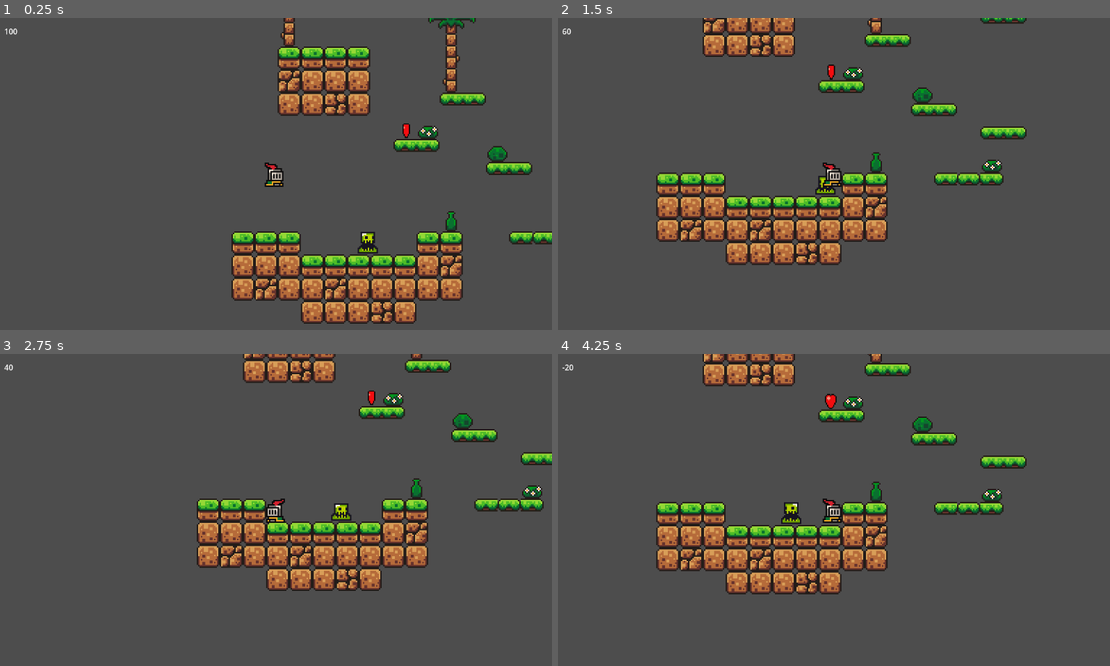
Above: before the commit, frames 1-4 (two rows, left to right).
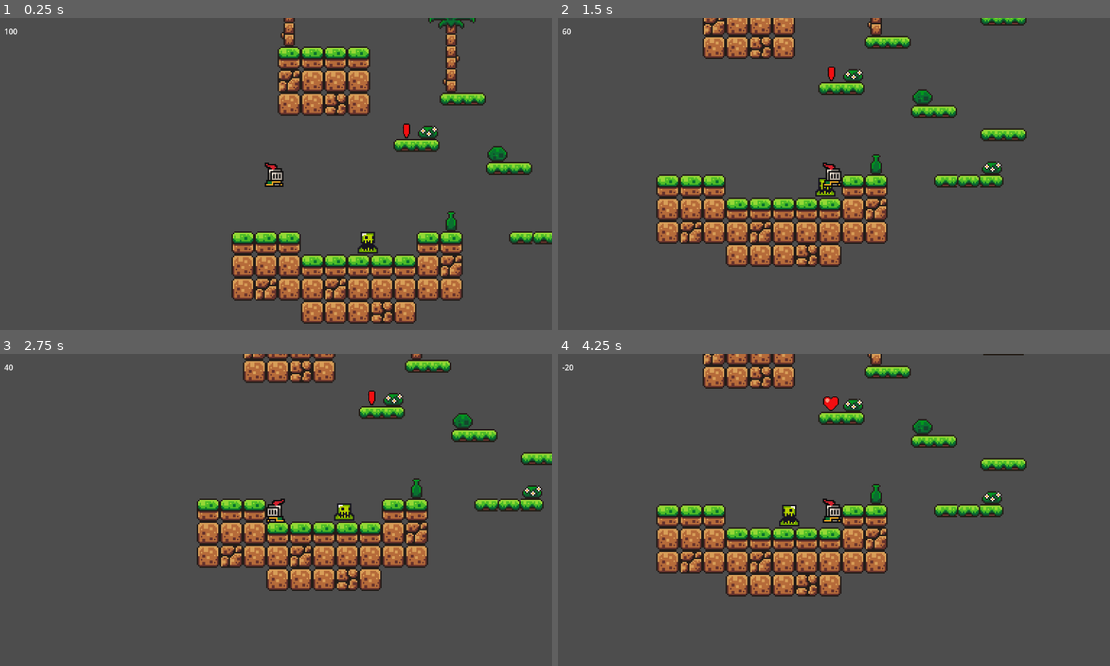
Above: after the commit, the same moments.

Repository: Prayagajith/The-game
Game: Godot game, scene res://Scenes/world.tscn
Two runs of this game, one before a commit and one after it. Both use one fixed random seed, a clock stepped at 60 frames per second and the inputs below.
Inputs:
- Up to frame 1 (0.25 s): no input
- Up to frame 2 (1.5 s): tap Enter (ui_accept) at 0.5 s; hold D (right) from 0.53 s (still down); tap Space (jump) at 0.6, 0.77, 1.07, 1.35 s
- Up to frame 3 (2.75 s): tap Space (jump) at 1.52, 1.82, 2.1 s; release D (right) at 2.03 s; hold A (left) from 2.03 s (still down)
- Up to frame 4 (4.25 s): release A (left) at 2.78 s; hold D (right) from 2.78 s (still down); tap Space (jump) at 2.85, 3.02, 3.32, 3.6, 3.77, 4.07 s

The runs differ from the first frame. In frame 1, less than 0.1% of the frame differs, in the area x 72-75%, y 33-39%; in frame 2, 8.6%; in frame 3, 0.1%; in frame 4, 9.4%, in the area x 17-85%, y 0-78%.

Commit message:
minor fixes

Diff:
--- a/Scenes/health_pickup.tscn
+++ b/Scenes/health_pickup.tscn
@@ -58,7 +58,7 @@
 [node name="AnimatedSprite2D" type="AnimatedSprite2D" parent="."]
 position = Vector2(117, -14)
 sprite_frames = SubResource("SpriteFrames_grj36")
-frame_progress = 0.834287
+frame_progress = 0.145957
 
 [node name="CollisionShape2D" type="CollisionShape2D" parent="."]
 position = Vector2(114, -21)
--- a/Scenes/player.gd
+++ b/Scenes/player.gd
@@ -5,15 +5,15 @@
 
 const SPEED = 300.0
 const JUMP_VELOCITY = -700.0
-const FALL_VELOCITY = 300
+const FALL_VELOCITY = 250
 var health : int = 100
 
 func _physics_process(delta: float) -> void:
-
+	abs
 	# Add the gravity.
 	if not is_on_floor():
 		velocity += get_gravity() * delta
-		animated_sprite_2d.play("jump")
+
 	# Handle jump.
 	if Input.is_action_just_pressed("jump") and is_on_floor():
 		velocity.y = JUMP_VELOCITY
@@ -32,9 +32,10 @@
 	if direction:
 		velocity.x = direction * SPEED
 	else:
-		velocity.x = move_toward(velocity.x, 0, 30)
+		velocity.x = move_toward(velocity.x, 0, 40)
 	label1.text = str(health)
-
+	if not is_on_floor():
+		animated_sprite_2d.play("jump")
 	move_and_slide()
 
 func damage(x):
--- a/Scenes/player.tscn
+++ b/Scenes/player.tscn
@@ -313,4 +313,4 @@
 text = "	"
 
 [node name="CollisionPolygon2D" type="CollisionPolygon2D" parent="."]
-polygon = PackedVector2Array(82, 30, 52, 30, 52, 54, 49, 54, 49, 71, 85, 72, 85, 60, 82, 60, 82, 57, 85, 57, 85, 36, 82, 36)
+polygon = PackedVector2Array(82, 30, 52, 30, 52, 54, 49, 54, 49, 70, 51, 72, 83, 72, 85, 68.4324, 85, 60, 82, 60, 82, 57, 85, 57, 85, 36, 82, 36)
--- a/project.godot
+++ b/project.godot
@@ -19,26 +19,35 @@
 left={
 "deadzone": 0.2,
 "events": [Object(InputEventKey,"resource_local_to_scene":false,"resource_name":"","device":-1,"window_id":0,"alt_press …(191 unchanged characters)…
+, Object(InputEventJoypadMotion,"resource_local_to_scene":false,"resource_name":"","device":-1,"axis":0,"axis_value":-1.0,"script":null)
+, Object(InputEventJoypadButton,"resource_local_to_scene":false,"resource_name":"","device":-1,"button_index":13,"pressure":0.0,"pressed":true,"script":null)
 ]
 }
 right={
 "deadzone": 0.2,
 "events": [Object(InputEventKey,"resource_local_to_scene":false,"resource_name":"","device":-1,"window_id":0,"alt_press …(192 unchanged characters)…
+, Object(InputEventJoypadMotion,"resource_local_to_scene":false,"resource_name":"","device":-1,"axis":0,"axis_value":1.0,"script":null)
+, Object(InputEventJoypadButton,"resource_local_to_scene":false,"resource_name":"","device":-1,"button_index":14,"pressure":0.0,"pressed":true,"script":null)
 ]
 }
 up={
 "deadzone": 0.2,
 "events": [Object(InputEventKey,"resource_local_to_scene":false,"resource_name":"","device":-1,"window_id":0,"alt_press …(192 unchanged characters)…
+, Object(InputEventJoypadMotion,"resource_local_to_scene":false,"resource_name":"","device":-1,"axis":1,"axis_value":-1.0,"script":null)
+, Object(InputEventJoypadButton,"resource_local_to_scene":false,"resource_name":"","device":-1,"button_index":11,"pressure":0.0,"pressed":true,"script":null)
 ]
 }
 down={
 "deadzone": 0.2,
 "events": [Object(InputEventKey,"resource_local_to_scene":false,"resource_name":"","device":-1,"window_id":0,"alt_press …(192 unchanged characters)…
+, Object(InputEventJoypadMotion,"resource_local_to_scene":false,"resource_name":"","device":-1,"axis":1,"axis_value":1.0,"script":null)
+, Object(InputEventJoypadButton,"resource_local_to_scene":false,"resource_name":"","device":-1,"button_index":12,"pressure":0.0,"pressed":true,"script":null)
 ]
 }
 jump={
 "deadzone": 0.2,
 "events": [Object(InputEventKey,"resource_local_to_scene":false,"resource_name":"","device":-1,"window_id":0,"alt_press …(191 unchanged characters)…
+, Object(InputEventJoypadButton,"resource_local_to_scene":false,"resource_name":"","device":-1,"button_index":0,"pressure":0.0,"pressed":true,"script":null)
 ]
 }
 
Binary file added: Pixelmax-Regular-BF669a81d3522db.otf
Not shown, added: Pixelmax-Regular-BF669a81d3522db.otf.import
